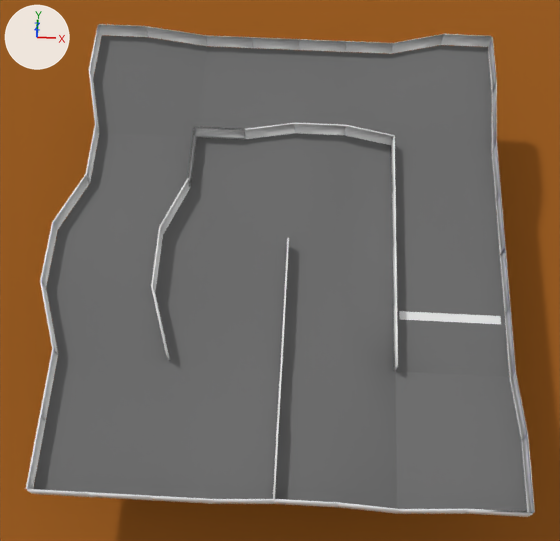
A saved change to the Blender file nitro/blender/circuito3.blend.
Rendered twice from a 50 mm camera at (1.3, -48.2, 101.6) aimed at (-1.0, -4.6, 11.0). Arrows for +X, +Y and +Z are at upper left; the lights stay in place.

Objects in the first picture: 'Circuito', 'Meta', 'Suelo', 'Valla_Externa', 'Valla_Interna'.
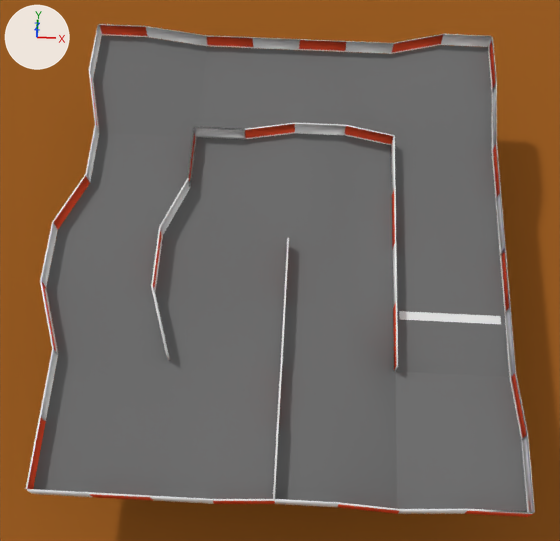
Changed parts and their boxes [x1, y1, x2, y2] in the pictures (560 x 541 px):
```json
{"part": 1, "of": "me_valla_externa", "change": "recoloured", "before": [27, 25, 399, 514], "after": [27, 25, 399, 514], "on screen": "white to red"}
{"part": 2, "of": "me_valla_externa", "change": "recoloured", "before": [207, 35, 495, 87], "after": [207, 35, 495, 87], "on screen": "white to red"}
{"part": 3, "of": "me_valla_externa", "change": "recoloured", "before": [464, 144, 532, 517], "after": [464, 144, 532, 517], "on screen": "white to red"}
{"part": 4, "of": "me_valla_interna", "change": "recoloured", "before": [153, 232, 161, 288], "after": [153, 232, 161, 288]}
{"part": 5, "of": "me_valla_interna", "change": "recoloured", "before": [189, 124, 295, 181], "after": [189, 124, 295, 181], "on screen": "white to red"}
{"part": 6, "of": "me_valla_interna", "change": "recoloured", "before": [345, 126, 395, 247], "after": [345, 126, 395, 247], "on screen": "white to red"}
{"part": 7, "of": "me_valla_interna", "change": "recoloured", "before": [393, 302, 396, 370], "after": [393, 302, 396, 370], "on screen": "white to red"}
```

The change, as JSON lines over the scene's bpy script:
```json
{"op": "add", "block": "mat_materialrojo", "code": ["mat_materialrojo = diffuse_material('MaterialRojo')", "mat_materialrojo.base_color = (0.8, 0.0811, 0.0302)  # red #e75031"]}
{"op": "add", "block": "mat_materialblanco", "code": ["mat_materialblanco = diffuse_material('MaterialBlanco')", "mat_materialblanco.base_color = (0.8, 0.8, 0.8)  # white #e7e7e7"]}
{"block": "me_valla_externa", "where": "me_valla_externa.from_pydata(...)  # 466 vertices, 430 faces; spans x -30.4..27.8, y -34.2..32.6, z 11.0..15.7"}
{"block": "me_valla_externa", "where": "# used by ob_valla_externa; location = (0.0, 0.0, 0.0)"}
{"block": "me_valla_externa", "change": "me_valla_externa part 1: 14 of the faces centred in x -30.3..10.3, y -34.2..32.6, z 11.0..13.6 switch from mat_material_externa (white #e7e7e7) to mat_materialrojo (red #e75031)"}
{"block": "me_valla_externa", "change": "me_valla_externa part 2: 4 of the faces centred in x -10.3..27.8, y 28.0..32.4, z 12.1..14.3 switch from mat_material_externa (white #e7e7e7) to mat_materialrojo (red #e75031)"}
{"block": "me_valla_externa", "change": "me_valla_externa part 3: 4 of the faces centred in x 24.1..27.8, y -34.2..11.5, z 12.1..14.6 switch from mat_material_externa (white #e7e7e7) to mat_materialrojo (red #e75031)"}
{"op": "add", "block": "me_valla_externa", "code": "me_valla_externa.materials.append(mat_materialblanco)  # white #e7e7e7"}
{"block": "me_valla_interna", "where": "me_valla_interna.from_pydata(...)  # 116 vertices, 90 faces; spans x -16.6..13.8, y -34.0..15.8, z 11.0..15.4"}
{"block": "me_valla_interna", "where": "# used by ob_valla_interna; location = (0.0, 0.0, 0.0)"}
{"block": "me_valla_interna", "change": "me_valla_interna part 4: 2 of the faces centred in x -16.6..-0.2, y -5.2..-5.1, z 12.1..13.7 switch from mat_material_interna (white #e7e7e7) to mat_materialrojo (red #e75031)"}
{"block": "me_valla_interna", "change": "me_valla_interna part 5: 2 of the faces centred in x -14.0..-3.4, y 11.5..15.8, z 12.1..13.1 switch from mat_material_interna (white #e7e7e7) to mat_materialrojo (red #e75031)"}
{"block": "me_valla_interna", "change": "me_valla_interna part 6: 2 of the faces centred in x 10.3..13.6, y 3.2..15.8, z 12.1..13.1 switch from mat_material_interna (white #e7e7e7) to mat_materialrojo (red #e75031)"}
{"block": "me_valla_interna", "change": "me_valla_interna part 7: 1 of the faces centred in x 13.6, y -13.3, z 12.1 switch from mat_material_interna (white #e7e7e7) to mat_materialrojo (red #e75031)"}
{"op": "add", "block": "me_valla_interna", "code": "me_valla_interna.materials.append(mat_materialblanco)  # white #e7e7e7"}
```
